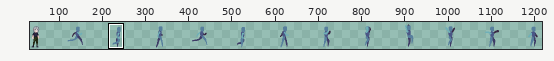
Edited in one commit: sprite sheet (assets/player.png). Above: a wide view before the commit, with the close-up outlined.
Close-up. As it was:
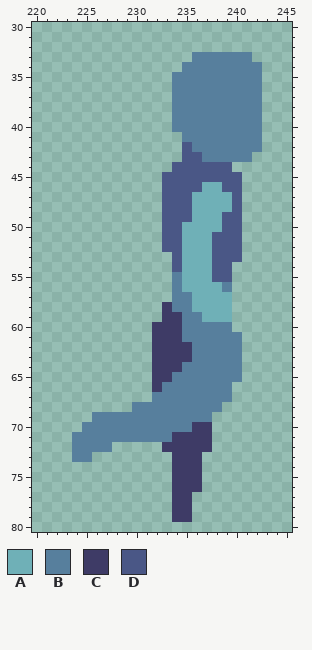
The file is 1248x96 pixels. Shown: x 220..245, y 30..80. The wide view leaves out empty margins. The commit also changed other parts of the picture, which this record leaves out.
Palette (. is transparent): A #6fb0b7  B #577f9d  C #3e3b66  D #4a5786
Pixels before, first column x 224:
33 ............BBBBBB.
34 ...........BBBBBBBB
35 ..........BBBBBBBBB
36 ..........BBBBBBBBB
37 ..........BBBBBBBBB
38 ..........BBBBBBBBB
39 ..........BBBBBBBBB
40 ..........BBBBBBBBB
41 ...........BBBBBBBB
42 ...........DBBBBBBB
43 ...........DDBBBBB.
44 ..........DDDDDD...
45 .........DDDDDDDD..
46 .........DDDDAADD..
47 .........DDDAAAAD..
48 .........DDDAAAAD..
49 .........DDDAAADD..
50 .........DDAAAADD..
51 .........DDAAADDD..
52 .........DDAAADDD..
53 ..........DAAADDD..
54 ..........DAAADD...
55 ..........BAAADD...
56 ..........BAAAAB...
57 ..........BBAAAA...
58 .........CBBAAAA...
59 .........CCBBAAA...
60 ........CCCBBBBB...
61 ........CCCBBBBBB..
62 ........CCCCBBBBB..
63 ........CCCCBBBBB..
64 ........CCCBBBBBB..
65 ........CCBBBBBBB..
66 ........CBBBBBBB...
67 ........BBBBBBBB...
68 ......BBBBBBBBB....
69 ..BBBBBBBBBBBB.....
70 .BBBBBBBBBBBCC.....
71 BBBBBBBBBBCCCC.....
72 BBBB.....CCCCC.....
73 BB........CCC......
74 ..........CCC......
75 ..........CCC......
76 ..........CCC......
77 ..........CC.......
78 ..........CC.......
79 ..........CC.......
And afterwards:
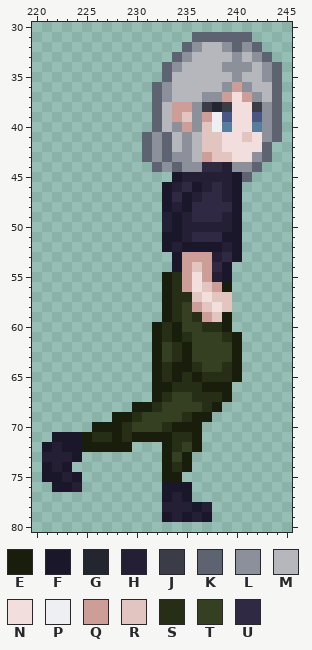
Colours new in this view: E #181d0c  F #1b172a  G #23262e  H #241f35  J #3a3d47  K #5e6371  L #8c909a  M #b5b7bd  N #f2dedc  P #eeeff2  Q #cd9e98  R #e2c4c0  S #262e15  T #353f21  U #2f2943
Difference:
Changed rows in their new state; - is an unchanged pixel.
first column x 221:
31 ---------------KKKKKK---
32 --------------KLMMLKLK--
33 -------------KLMMMMLMLK-
34 ------------KLMMMMLLLMLK
35 ------------KMMMMMMLMMLK
36 -----------KLMMMMMLQLMMK
37 -----------KLMMMLLQNQLMK
38 -----------KMQQLJGJNNJLK
39 -----------KMQRLQPDNNDLK
40 -----------KMLQLRP-NN-LK
41 ----------KLKMLMRRNNRNLK
42 ----------KLKMLMRRNNNNK-
43 ----------KLKLLMQRRNNLK-
44 -----------KLKLLUUHLLK--
45 ------------.FHHHHHFK---
46 ------------FHUFHUHF----
47 ------------FUFHUUHF----
48 ------------FHFUUUUF----
49 ------------HFHUUUHF----
50 ------------HFHHHHHF----
51 ------------FFHUUUFF----
52 ------------FHFFFFHF----
53 -------------FQQQHUF----
54 -------------FQRQUF-----
55 ------------ESQNQHF-----
56 ------------ESQNRQE-----
57 ------------ESSRNRR-----
58 ------------ESTQRNR-----
59 ------------ESTSQRE-----
60 -----------ESETTSSE-----
61 -----------ESESTTTSE----
62 -----------ETSETTTTE----
63 -----------ETSETTTTE----
64 -----------ESEESTTSE----
65 -----------ESESESSSE----
66 -----------EESSSEEE-----
67 -----------ESTTSSSE-----
68 ---------EESTTTTSE------
69 -----..EESTTTTSEE-------
70 ----.EEESTTTSEEE.-------
71 -FFFESSESEEEESSE.-------
72 FHFFEEEEE---ESTE.-------
73 HHHF.-------ETE.--------
74 FHF---------ESE.--------
75 FFHF--------EE..--------
76 -FFH--------FFF.--------
77 ------------FHF---------
78 ------------HHHFH-------
79 ------------FHFHF-------
Changed places in both close-ups, as pixel boxes (x1, y1, x2, y2):
changed: (42, 32, 282, 522)
